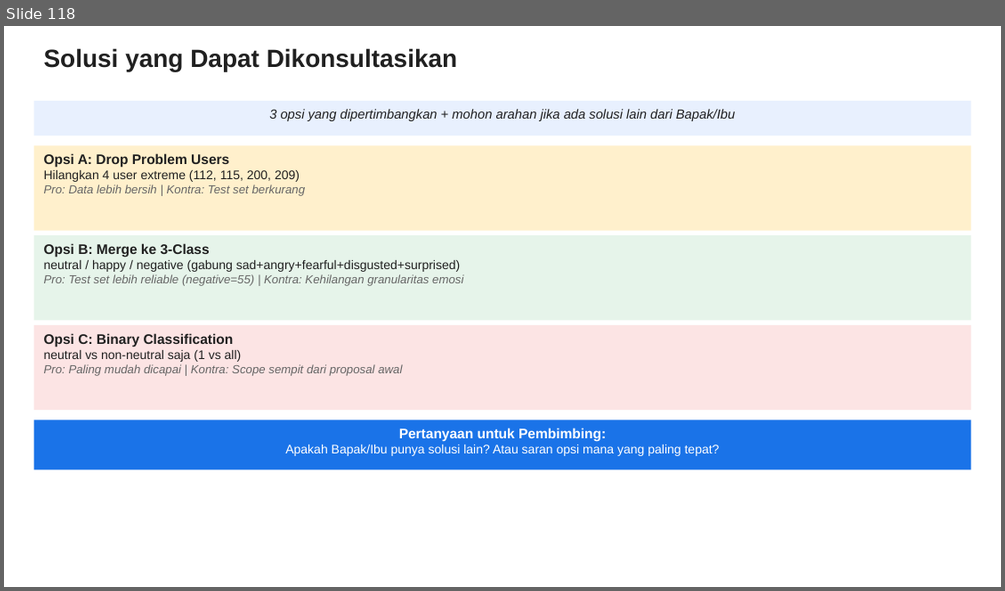
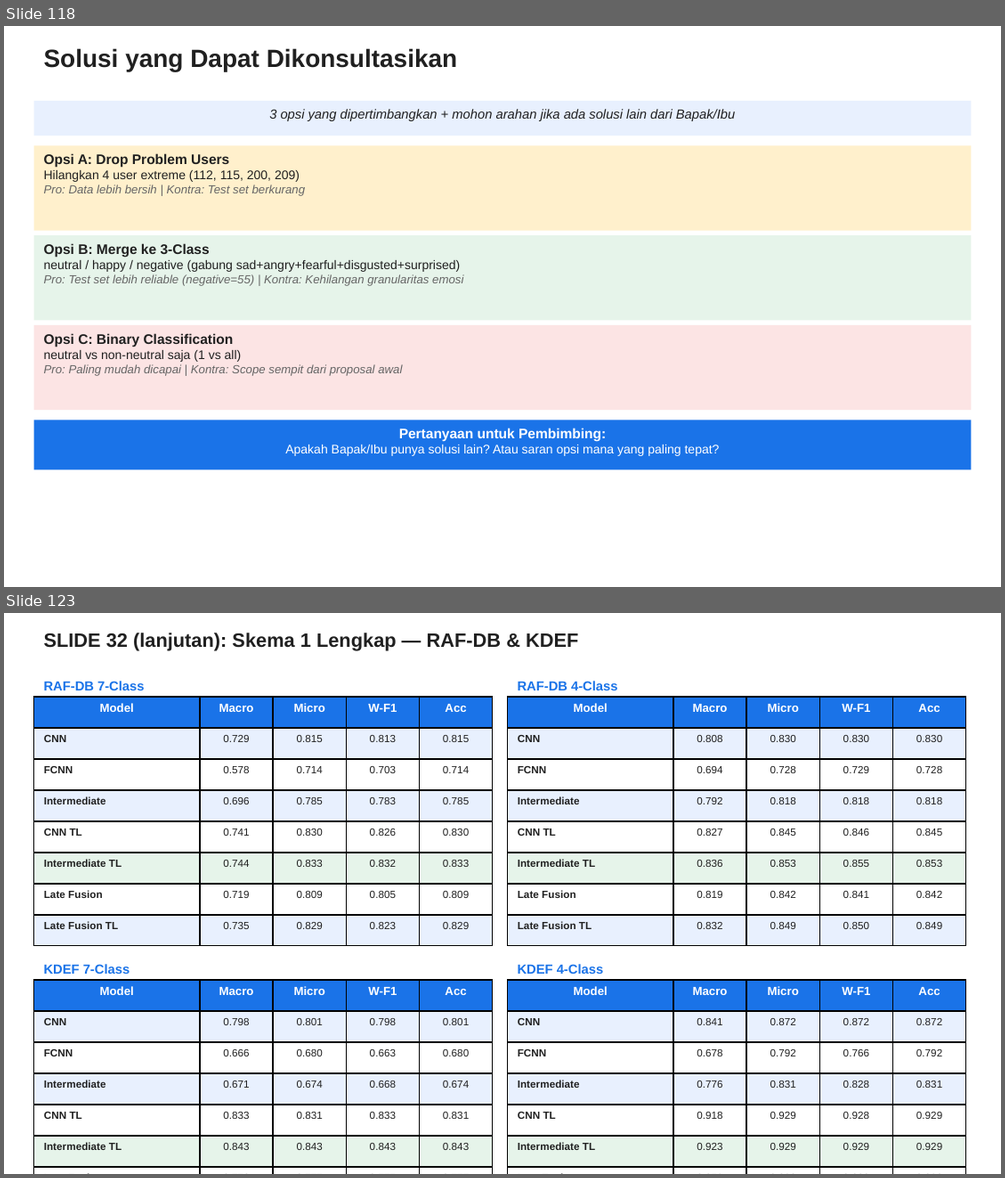
Before and after one commit to taufikhdyt01/MultimodalEmoLearn, a slide deck: docs/PPT Bimbingan.pptx. Shown one above the other, each under a label of ours: slide 118 before the commit, slides 118 and 123 after it; the slides between them are not shown. The pictures are 1005x591 and 1005x1178 pixels, drawn with LibreOffice and Linux fonts; fonts in the diff are those of the drawing. Boxes give left, top, right and bottom in pixels: in the first picture for what was removed or moved away, otherwise in the second. Text is boxed around its words. In the diff, an @@ line names an element or a change of style, - is before the commit and + after.

```diff
--- a/docs/PPT Bimbingan.pptx
+++ b/docs/PPT Bimbingan.pptx
@@ slide 123 added at bbox=[4, 613, 1001, 1174], background #FFFFFF @@
@@ text added at bbox=[44, 633, 578, 651], 14 pt, text #202020, bold @@
+SLIDE 32 (lanjutan): Skema 1 Lengkap — RAF-DB & KDEF
@@ text added at bbox=[44, 681, 144, 690], 9.5 pt, text #1A73E8, bold @@
+RAF-DB 7-Class
@@ text added at bbox=[518, 681, 617, 690], 9.5 pt, text #1A73E8, bold @@
+RAF-DB 4-Class
@@ table added at bbox=[34, 697, 491, 946], 8 rows, 5 columns @@
+Model | Macro | Micro | W-F1 | Acc
+CNN | 0.729 | 0.815 | 0.813 | 0.815
+FCNN | 0.578 | 0.714 | 0.703 | 0.714
+Intermediate | 0.696 | 0.785 | 0.783 | 0.785
+CNN TL | 0.741 | 0.830 | 0.826 | 0.830
+Intermediate TL | 0.744 | 0.833 | 0.832 | 0.833
+Late Fusion | 0.719 | 0.809 | 0.805 | 0.809
+Late Fusion TL | 0.735 | 0.829 | 0.823 | 0.829
@@ table added at bbox=[508, 697, 964, 946], 8 rows, 5 columns @@
+Model | Macro | Micro | W-F1 | Acc
+CNN | 0.808 | 0.830 | 0.830 | 0.830
+FCNN | 0.694 | 0.728 | 0.729 | 0.728
+Intermediate | 0.792 | 0.818 | 0.818 | 0.818
+CNN TL | 0.827 | 0.845 | 0.846 | 0.845
+Intermediate TL | 0.836 | 0.853 | 0.855 | 0.853
+Late Fusion | 0.819 | 0.842 | 0.841 | 0.842
+Late Fusion TL | 0.832 | 0.849 | 0.850 | 0.849
@@ table added at bbox=[34, 980, 491, 1174], 8 rows, 5 columns @@
+Model | Macro | Micro | W-F1 | Acc
+CNN | 0.798 | 0.801 | 0.798 | 0.801
+FCNN | 0.666 | 0.680 | 0.663 | 0.680
+Intermediate | 0.671 | 0.674 | 0.668 | 0.674
+CNN TL | 0.833 | 0.831 | 0.833 | 0.831
+Intermediate TL | 0.843 | 0.843 | 0.843 | 0.843
+Late Fusion | 0.776 | 0.777 | 0.775 | 0.777
+Late Fusion TL | 0.836 | 0.834 | 0.836 | 0.834
@@ text added at bbox=[44, 964, 129, 973], 9.5 pt, text #1A73E8, bold @@
+KDEF 7-Class
@@ table added at bbox=[508, 980, 964, 1174], 8 rows, 5 columns @@
+Model | Macro | Micro | W-F1 | Acc
+CNN | 0.841 | 0.872 | 0.872 | 0.872
+FCNN | 0.678 | 0.792 | 0.766 | 0.792
+Intermediate | 0.776 | 0.831 | 0.828 | 0.831
+CNN TL | 0.918 | 0.929 | 0.928 | 0.929
+Intermediate TL | 0.923 | 0.929 | 0.929 | 0.929
+Late Fusion | 0.859 | 0.890 | 0.888 | 0.890
+Late Fusion TL | 0.920 | 0.932 | 0.930 | 0.932
@@ text added at bbox=[518, 964, 603, 973], 9.5 pt, text #1A73E8, bold @@
+KDEF 4-Class
```
Also in this commit, not shown: 7 other slides added, 3 other files.
